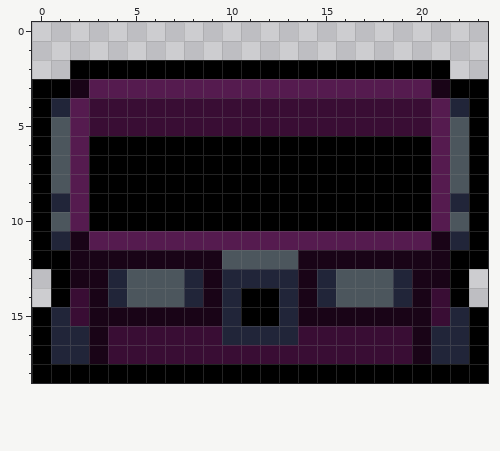
Edited in one commit: pixel-art sprite (sprites/chests/sprLargeItemChestOpen.png). Above, as it was before the edit.
The file is 24x19 pixels.
The result:
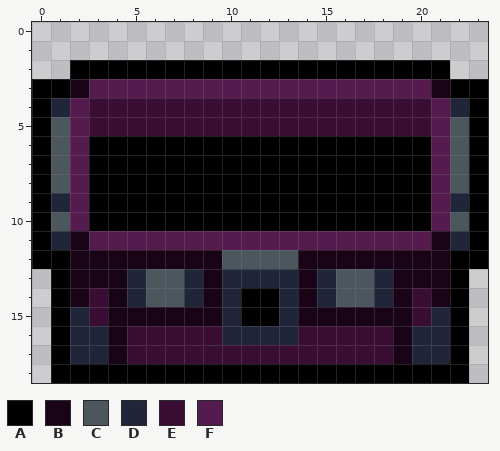
Palette (. is transparent): A #000000  B #190417  C #4c565d  D #212539  E #390d34  F #551b4f
The exact change:
The edit turns colour D into colour A in rows 15 to 17 at x 1 and 22.
The edit turns colour D into colour B in rows 13 to 14 at x 4 and 19.
The edit turns colour E into colour B in row 14 at x 2 and 21; in rows 16 to 17 at x 4 and 19.
The edit turns colour B into colour D in rows 16 to 17 at x 3 and 20.
The edit turns colour C into colour D in rows 13 to 14 at x 5 and 18.
The edit turns colour E into colour D in row 15 at x 2 and 21.
The edit turns colour B into colour E in rows 14 to 15 at x 3 and 20.
Colour A is removed in rows 15 to 18 at x 0 and 23.
Boxes around the changes in both pictures, in picture pixels (x1, y1, x2, y2):
changed: (32, 269, 146, 383)
changed: (374, 269, 488, 383)
